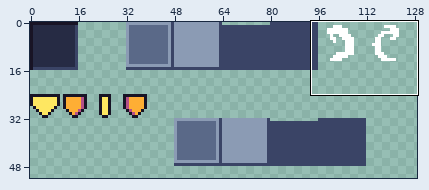
Pixel-art file, stored at res/gfx/ui.aseprite. The picture above shows the old version from afar; the outline marks the close-up.
Close-up. Old version:
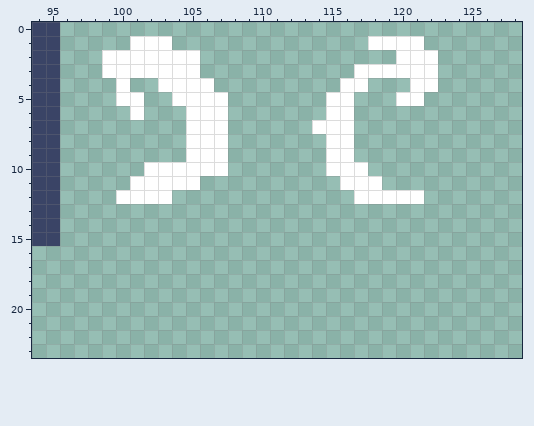
512x512 pixels, 1 frame. Shown: x 94..128, y 0..23. The wide view leaves out empty margins.
After the commit:
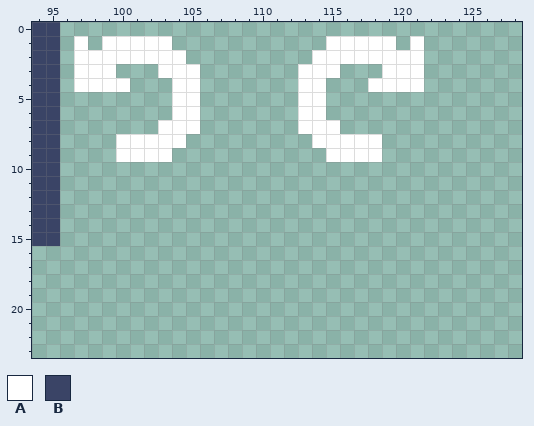
Palette (. is transparent): A #ffffff  B #3a4466
What changed:
Changed rows in their new state; - is an unchanged pixel.
first column x 97:
 1 A-AA--------------AAA--.--
 2 AA------.--------AAAAAA--.
 3 AA-...----------AAA-..---.
 4 AAA---.--.------AA-..AAA-.
 5 ---..----..-----AA..---..-
 6 ----.--A-..-----AA..------
 7 ------AA-..-----A--.------
 8 ---AAAAA...------A--AA----
 9 ---AAAA-...---------AA----
10 -----......-------...-----
11 ----.....----------...----
12 ---....-------------.....-
Changed places in both close-ups, as pixel boxes (x1, y1, x2, y2):
changed: (74, 36, 228, 204)
changed: (298, 36, 438, 204)
